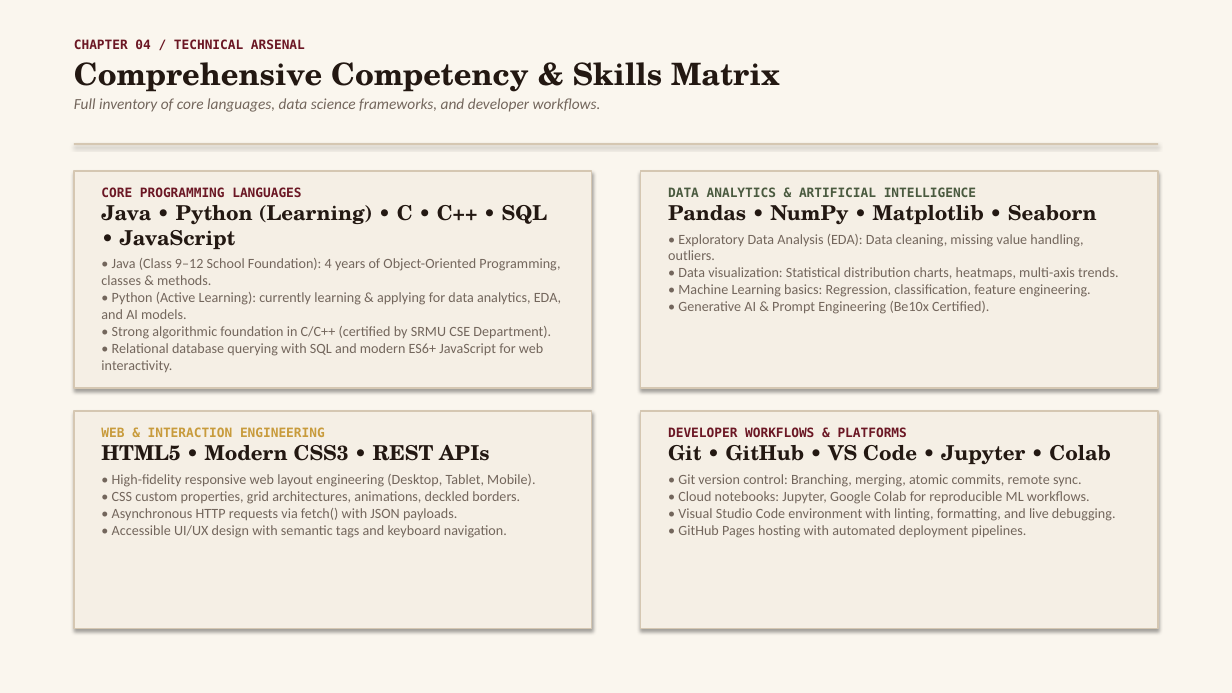
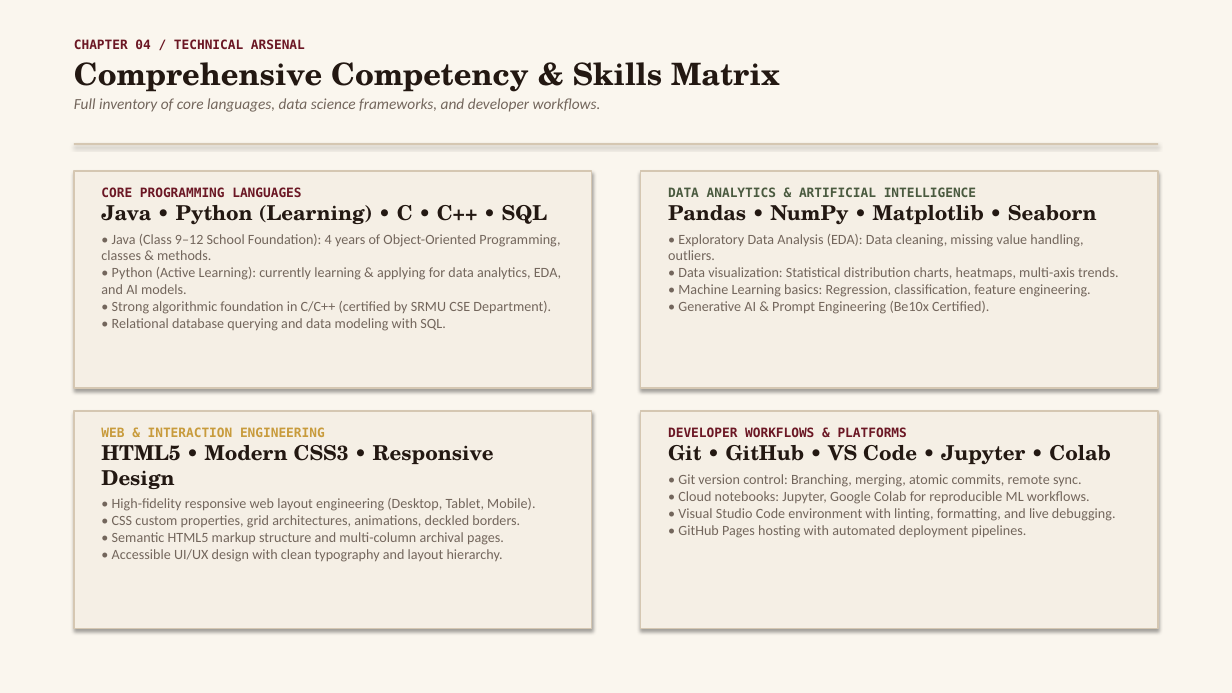
Before and after one commit to Aashi230/portfolio, a slide deck: slide 8 of Aashi_Srivastava_Portfolio_Presentation.pptx. Drawn at 1232x693 pixels with LibreOffice and Linux fonts; fonts in the diff are those of the drawing. Boxes give left, top, right and bottom in pixels: in the first picture for what was removed or moved away, otherwise in the second. Text is boxed around its words. In the diff, an @@ line names an element or a change of style, - is before the commit and + after.

Commit message:
Remove JavaScript from language skills, keep Java, Python (learning), C, C++, SQL

```diff
--- a/Aashi_Srivastava_Portfolio_Presentation.pptx
+++ b/Aashi_Srivastava_Portfolio_Presentation.pptx
@@ text at [101,234,561,331]: text changed @@
-Java • Python (Learning) • C • C++ • SQL • JavaScript
-• Java (Class 9–12 School Foundation): 4 years of Object-Oriented Programming, classes & methods.
-• Python (Active Learning): currently learning & applying for data analytics, EDA, and AI models.
-• Strong algorithmic foundation in C/C++ (certified by SRMU CSE Department).
-• Relational database querying with SQL and modern ES6+ JavaScript for web interactivity.
+Java • Python (Learning) • C • C++ • SQL
+• Java (Class 9–12 School Foundation): 4 years of Object-Oriented Programming, classes & methods.
+• Python (Active Learning): currently learning & applying for data analytics, EDA, and AI models.
+• Strong algorithmic foundation in C/C++ (certified by SRMU CSE Department).
+• Relational database querying and data modeling with SQL.
@@ text at [101,445,535,562]: text changed @@
-HTML5 • Modern CSS3 • REST APIs
-• High-fidelity responsive web layout engineering (Desktop, Tablet, Mobile).
-• CSS custom properties, grid architectures, animations, deckled borders.
-• Asynchronous HTTP requests via fetch() with JSON payloads.
-• Accessible UI/UX design with semantic tags and keyboard navigation.
+HTML5 • Modern CSS3 • Responsive Design
+• High-fidelity responsive web layout engineering (Desktop, Tablet, Mobile).
+• CSS custom properties, grid architectures, animations, deckled borders.
+• Semantic HTML5 markup structure and multi-column archival pages.
+• Accessible UI/UX design with clean typography and layout hierarchy.
```
Also in this commit, not shown: 2 other files.
